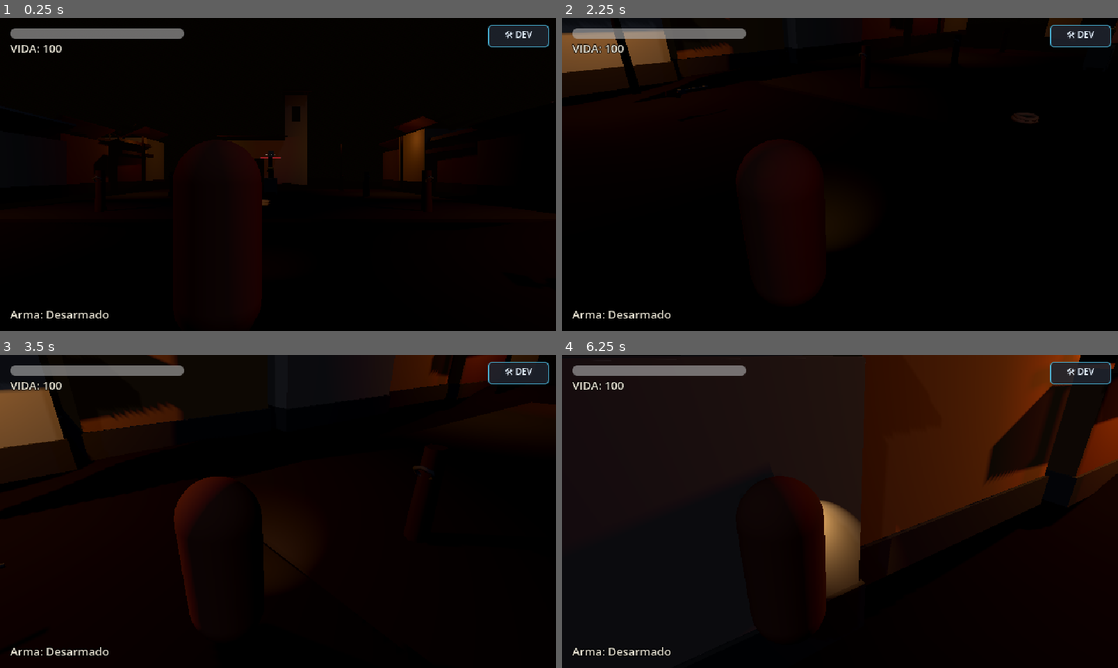
Above: before the commit, frames 1-4 (two rows, left to right).
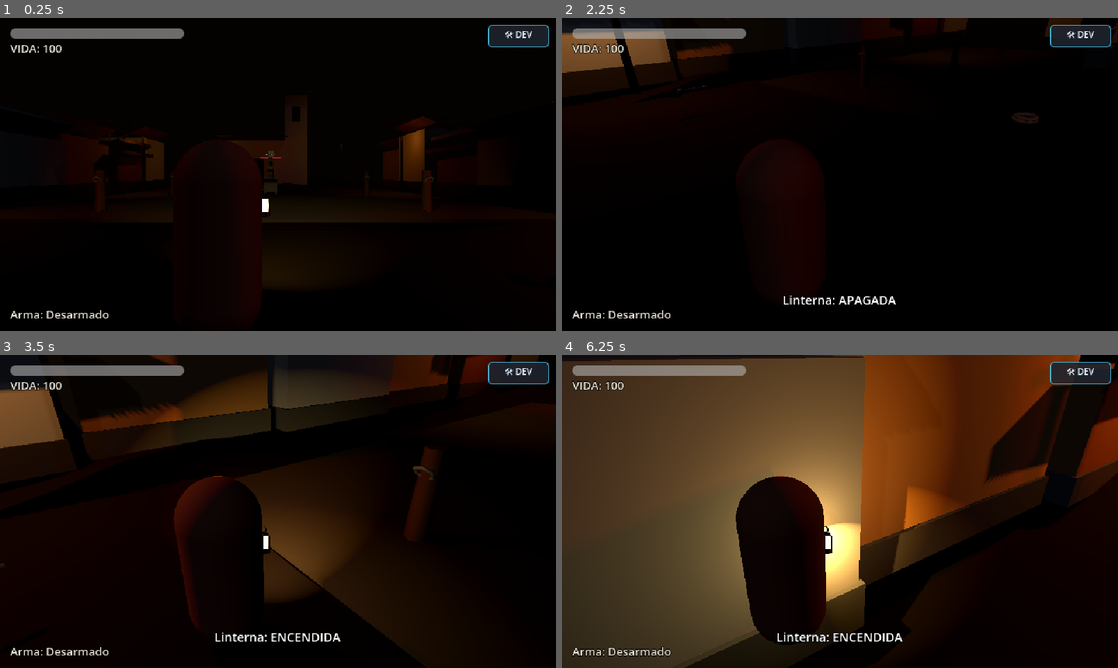
Above: after the commit, the same moments.

Repository: christoper-d/puyu
Game: Godot game, scene res://scenes/plaza_principal.tscn
Two runs of this game, one before a commit and one after it. Both use one fixed random seed, a clock stepped at 60 frames per second and the inputs below.
Inputs (mouse positions are in pixels of both pictures, inside the frame that each line leads up to):
- Up to frame 1 (0.25 s): no input
- Up to frame 2 (2.25 s): click "🛠 DEV" at 0.5 s; click "✖ DEV" at 1.25 s; tap Enter at 2 s; move the mouse to (867, 174) at 2.02 s; hold W (move_forward) from 2.03 s (still down); tap T at 2.1 s; click (867, 174) at 2.17 s
- Up to frame 3 (3.5 s): keep holding W (move_forward); tap Space (jump) at 2.27, 2.57, 3.02, 3.32 s; tap L at 2.3, 2.85 s; move the mouse to (250, 511) at 2.77 s; tap T at 3.05 s
- Up to frame 4 (6.25 s): keep holding W (move_forward); move the mouse to (851, 505) at 3.52 s; hold E (interact) 3.53-4.28 s; tap L at 3.8, 5.3 s; move the mouse to (834, 517) at 4.27 s; tap Shift (sprint) at 4.35 s; click (834, 517) at 4.42 s; tap Space (jump) at 4.52, 4.82, 5.27, 5.57, 6.02 s; tap T at 4.55, 5.85 s; move the mouse to (878, 514) at 5.02 s; hold Q (wall_hug) 5.03-5.78 s; move the mouse to (795, 508) at 5.77 s

The runs differ from the first frame. In frame 1, 0.9% of the frame differs, in the area x 17-78%, y 42-86%; in frame 2, 0.4%; in frame 3, 11%; in frame 4, 53%, in the area x 0-72%, y 0-100%.

Commit message:
fix: corregir oclusión de sombra en linterna, añadir modelo 3D procedural y tecla de alternado

Diff:
--- a/scenes/player.tscn
+++ b/scenes/player.tscn
@@ -142,17 +142,19 @@
 near = 0.05
 
 [node name="Lantern" type="Node3D" parent="CameraPivot"]
-transform = Transform3D(1, 0, 0, 0, 0.965926, 0.258819, 0, -0.258819, 0.965926, 0.22, 0, -0.1)
+transform = Transform3D(1, 0, 0, 0, 0.984808, 0.173648, 0, -0.173648, 0.984808, 0.36, -0.32, -0.52)
 script = ExtResource("4_lantern")
 
 [node name="SpotLight3D" type="SpotLight3D" parent="CameraPivot/Lantern"]
-light_color = Color(1, 0.82, 0.52, 1)
-light_energy = 1.8
+transform = Transform3D(1, 0, 0, 0, 1, 0, 0, 0, 1, 0, 0, -0.14)
+light_color = Color(1, 0.84, 0.5, 1)
+light_energy = 3.6
 shadow_enabled = true
-spot_range = 25.0
-spot_angle = 38.0
-spot_attenuation = 1.4
-light_volumetric_fog_energy = 0.6
+shadow_bias = 0.08
+spot_range = 28.0
+spot_angle = 45.0
+spot_attenuation = 0.85
+light_volumetric_fog_energy = 0.9
 
 [node name="HUD" type="CanvasLayer" parent="."]
 layer = 2
--- a/scenes/props/player_lantern.tscn
+++ b/scenes/props/player_lantern.tscn
@@ -6,11 +6,12 @@
 script = ExtResource("1_lantern_script")
 
 [node name="SpotLight3D" type="SpotLight3D" parent="."]
-transform = Transform3D(1, 0, 0, 0, 0.965926, 0.258819, 0, -0.258819, 0.965926, 0, 0, 0)
-light_color = Color(1, 0.82, 0.52, 1)
-light_energy = 1.8
+transform = Transform3D(1, 0, 0, 0, 1, 0, 0, 0, 1, 0, 0, -0.14)
+light_color = Color(1, 0.84, 0.5, 1)
+light_energy = 3.6
 shadow_enabled = true
-spot_range = 10.0
-spot_angle = 28.0
-spot_attenuation = 1.4
-light_volumetric_fog_energy = 0.6
+shadow_bias = 0.08
+spot_range = 28.0
+spot_angle = 45.0
+spot_attenuation = 0.85
+light_volumetric_fog_energy = 0.9
--- a/scripts/player.gd
+++ b/scripts/player.gd
@@ -242,10 +242,23 @@
 				_execute_push()
 		elif event.keycode == KEY_R and equipped_item == ItemType.SHOTGUN:
 			_reload_shotgun()
+		elif event.keycode == KEY_T or event.keycode == KEY_L:
+			_toggle_lantern()
 		elif event.keycode >= KEY_1 and event.keycode <= KEY_4:
 			var idx = event.keycode - KEY_1
 			if idx < inventory.size():
 				_switch_weapon(inventory[idx])
+
+func _toggle_lantern() -> void:
+	var lantern = find_child("Lantern", true, false)
+	if lantern:
+		if lantern.has_method("toggle"):
+			var is_on = lantern.toggle()
+			_flash_prompt("Linterna: %s" % ("ENCENDIDA" if is_on else "APAGADA"), 1.2)
+		else:
+			lantern.visible = not lantern.visible
+			_flash_prompt("Linterna: %s" % ("ENCENDIDA" if lantern.visible else "APAGADA"), 1.2)
+
 
 func _physics_process(delta: float) -> void:
 	_update_timers(delta)
--- a/scripts/player_lantern.gd
+++ b/scripts/player_lantern.gd
@@ -1,40 +1,154 @@
+class_name PlayerLantern
 extends Node3D
-class_name PlayerLantern
 
-# Andean hand lantern — always on, old amber-cold bulb feel
-# Child of CameraPivot/SpringArm3D or directly of player root
+## Linterna Andina de Mano / Cinturón — PUYU
+## Iluminación estilo survival horror con haz direccional, brillo ambiental cálido y modelo 3D visible.
 
-@export var base_color: Color = Color(1.0, 0.82, 0.52, 1.0)  # warm amber
-@export var base_energy: float = 1.8
-@export var base_angle_deg: float = 28.0
-@export var base_range: float = 10.0
+@export var base_color: Color = Color(1.0, 0.84, 0.50, 1.0) # Ámbar cálido andino
+@export var base_energy: float = 3.6                        # Haz potente que corta la niebla
+@export var base_angle_deg: float = 45.0                     # Cono amplio de visión
+@export var base_range: float = 28.0                        # Rango de 28 metros
 
-# Flicker — simulates old battery
+# Parpadeo sutil (batería / llama vieja)
 @export var flicker_enabled: bool = true
-@export var flicker_speed: float = 14.0
-@export var flicker_intensity: float = 0.08
+@export var flicker_speed: float = 12.0
+@export var flicker_intensity: float = 0.10
 
-@onready var spot: SpotLight3D = $SpotLight3D
+# Nodos
+@onready var spot: SpotLight3D = get_node_or_null("SpotLight3D")
+var omni_fill: OmniLight3D = null
+var visual_root: Node3D = null
 
 var _flicker_phase: float = 0.0
 
 func _ready() -> void:
-	if spot:
-		spot.light_color = base_color
-		spot.light_energy = base_energy
-		spot.spot_angle = base_angle_deg
-		spot.spot_range = base_range
-		spot.shadow_enabled = true
-		spot.shadow_bias = 0.04
-		# Soft falloff for PS2 feel
-		spot.spot_attenuation = 1.4
-		spot.light_volumetric_fog_energy = 0.6
+	_build_visual_mesh()
+	_setup_lighting()
+
+func _setup_lighting() -> void:
+	# 1. Haz principal (SpotLight3D)
+	if not spot:
+		spot = SpotLight3D.new()
+		spot.name = "SpotLight3D"
+		add_child(spot)
+
+	spot.position = Vector3(0, 0, -0.14) # Justo al frente del cristal para evitar auto-sombras
+	spot.light_color = base_color
+	spot.light_energy = base_energy
+	spot.spot_angle = base_angle_deg
+	spot.spot_range = base_range
+	spot.spot_attenuation = 0.85 # Atenuación suave para atmósfera retro
+	spot.shadow_enabled = true
+	spot.shadow_bias = 0.08
+	spot.shadow_normal_bias = 1.8
+	spot.light_volumetric_fog_energy = 0.9
+
+	# 2. Luz de relleno ambiental (OmniLight3D alrededor de la linterna)
+	omni_fill = get_node_or_null("OmniFill") as OmniLight3D
+	if not omni_fill:
+		omni_fill = OmniLight3D.new()
+		omni_fill.name = "OmniFill"
+		add_child(omni_fill)
+
+	omni_fill.position = Vector3.ZERO
+	omni_fill.light_color = base_color
+	omni_fill.light_energy = 1.1
+	omni_fill.omni_range = 3.8
+	omni_fill.omni_attenuation = 1.0
+	omni_fill.shadow_enabled = false # Sin sombras para iluminar suavemente cuerpo y suelo inmediato
+
+func _build_visual_mesh() -> void:
+	if has_node("Visual"):
+		visual_root = get_node("Visual")
+		return
+
+	visual_root = Node3D.new()
+	visual_root.name = "Visual"
+	add_child(visual_root)
+
+	# Material de hierro/latón andino
+	var metal_mat = StandardMaterial3D.new()
+	metal_mat.albedo_color = Color(0.20, 0.18, 0.16, 1.0)
+	metal_mat.metallic = 0.65
+	metal_mat.roughness = 0.50
+
+	# Cristal incandescente luminoso
+	var glass_mat = StandardMaterial3D.new()
+	glass_mat.albedo_color = Color(1.0, 0.88, 0.55, 0.9)
+	glass_mat.emission_enabled = true
+	glass_mat.emission = base_color
+	glass_mat.emission_energy_multiplier = 4.2
+	glass_mat.roughness = 0.15
+
+	# 1. Base metálica inferior
+	var base_mesh = MeshInstance3D.new()
+	var base_cyl = CylinderMesh.new()
+	base_cyl.top_radius = 0.075
+	base_cyl.bottom_radius = 0.085
+	base_cyl.height = 0.045
+	base_cyl.material = metal_mat
+	base_mesh.mesh = base_cyl
+	base_mesh.position = Vector3(0, -0.09, 0)
+	visual_root.add_child(base_mesh)
+
+	# 2. Núcleo de vidrio luminoso
+	var glass_mesh = MeshInstance3D.new()
+	var glass_cyl = CylinderMesh.new()
+	glass_cyl.top_radius = 0.065
+	glass_cyl.bottom_radius = 0.065
+	glass_cyl.height = 0.13
+	glass_cyl.material = glass_mat
+	glass_mesh.mesh = glass_cyl
+	glass_mesh.position = Vector3(0, 0, 0)
+	visual_root.add_child(glass_mesh)
+
+	# 3. Tapa metálica superior
+	var top_mesh = MeshInstance3D.new()
+	var top_cyl = CylinderMesh.new()
+	top_cyl.top_radius = 0.05
+	top_cyl.bottom_radius = 0.075
+	top_cyl.height = 0.04
+	top_cyl.material = metal_mat
+	top_mesh.mesh = top_cyl
+	top_mesh.position = Vector3(0, 0.085, 0)
+	visual_root.add_child(top_mesh)
+
+	# 4. Asa / Anillo superior
+	var handle_mesh = MeshInstance3D.new()
+	var handle_torus = TorusMesh.new()
+	handle_torus.inner_radius = 0.028
+	handle_torus.outer_radius = 0.042
+	handle_torus.material = metal_mat
+	handle_mesh.mesh = handle_torus
+	handle_mesh.rotation.x = deg_to_rad(90.0)
+	handle_mesh.position = Vector3(0, 0.13, 0)
+	visual_root.add_child(handle_mesh)
+
+	# 5. Jaula de 4 barras metálicas
+	var angles = [0.0, 90.0, 180.0, 270.0]
+	for a in angles:
+		var bar = MeshInstance3D.new()
+		var bar_cyl = CylinderMesh.new()
+		bar_cyl.top_radius = 0.006
+		bar_cyl.bottom_radius = 0.006
+		bar_cyl.height = 0.13
+		bar_cyl.material = metal_mat
+		bar.mesh = bar_cyl
+		var rad = deg_to_rad(a)
+		bar.position = Vector3(cos(rad) * 0.072, 0, sin(rad) * 0.072)
+		visual_root.add_child(bar)
 
 func _process(delta: float) -> void:
-	if not spot or not flicker_enabled:
+	if not visible:
 		return
-	_flicker_phase += delta * flicker_speed
-	# Two layered sines + tiny noise to break periodicity
-	var f = sin(_flicker_phase) * 0.5 + sin(_flicker_phase * 2.3 + 1.1) * 0.3
-	f = f * flicker_intensity
-	spot.light_energy = max(0.05, base_energy + f)
+
+	if flicker_enabled and spot:
+		_flicker_phase += delta * flicker_speed
+		var f = (sin(_flicker_phase) * 0.5 + sin(_flicker_phase * 2.3 + 1.1) * 0.3) * flicker_intensity
+		spot.light_energy = max(0.2, base_energy + (f * base_energy))
+		if omni_fill:
+			omni_fill.light_energy = max(0.1, 1.1 + (f * 0.8))
+
+func toggle() -> bool:
+	visible = not visible
+	return visible
--- a/shaders/ps2_lit.gdshader
+++ b/shaders/ps2_lit.gdshader
@@ -3,7 +3,7 @@
 
 // Visuals
 uniform vec4 albedo_color : source_color = vec4(0.8, 0.8, 0.8, 1.0);
-uniform sampler2D albedo_texture : source_color, filter_nearest;
+uniform sampler2D albedo_texture : source_color, filter_nearest, hint_default_white;
 uniform float roughness_val : hint_range(0.0, 1.0) = 0.95;
 
 // PS2 Geometry Jitter
Not shown, added: scripts/core/events.gd.uid
Not shown, added: scripts/resources/weapon_data.gd.uid
Not shown, added: scripts/ui/dev_menu.gd.uid
